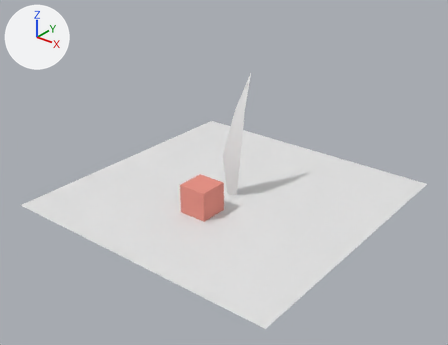
The Blender file Game/GrassBlade.blend: old version first, new version second.
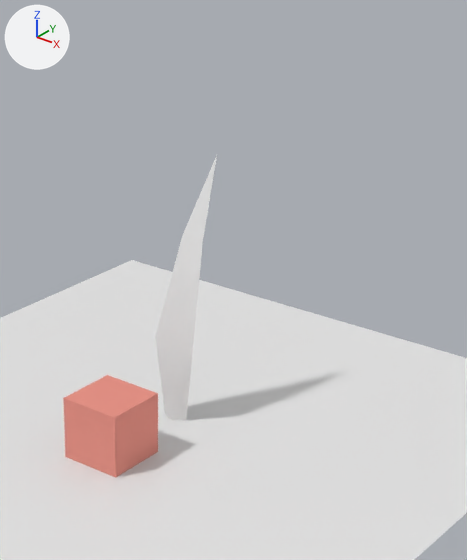
Each version appears first whole from a 50 mm lens placed at (23.4, -30.0, 20.1), pointed at (0.7, -1.6, 2.5), and next in a close-up on the part from 34% to 82% of the width and 0% to 75% of the height. The lights are fixed; the arrows at upper left show +X, +Y and +Z.

The older version as bpy lines, for what is in view:
```python
me_cube = bpy.data.meshes.new('Cube')
me_cube.from_pydata(...)  # a box spanning x -1.0..1.0, y -1.0..1.0, z -1.0..1.0
me_cube.materials.append(mat_material)  # pink #e79387
me_flwbell = bpy.data.meshes.new('FlwBell')
me_flwbell.from_pydata(...)  # 30 vertices, 30 faces; spans x -0.45..12.08, y -0.12..2.42, z -0.75..0.79
me_flwbell.polygons.foreach_set('use_smooth', [True] * 30)
# faces by material slot: [12, 18]
me_flwbell.materials.append(mat_foliagebasic)  # its picture is missing
me_flwbell.materials.append(mat_foliagetrans)  # its picture is missing
me_grasslong = bpy.data.meshes.new('GrassLong')
me_grasslong.from_pydata([(-0.26, 0.15, -0.41), (-0.26, 0.15, 0.41), (5.85, 0.94, 0.39), (5.85, 0.94, -0.39), (8.23, 2.14, 0.0), (2.64, 0.04, -0.75), (2.64, 0.04, 0.75), (-0.26, -0.1, 0.0)], [], [(2, 3, 4), (5, 3, 2, 6), (0, 5, 7), (6, 7, 5), (7, 6, 1)])
me_grasslong.polygons.foreach_set('use_smooth', [True] * 5)
me_grasslong.materials.append(mat_foliagebasic)  # its picture is missing
ob_cube = bpy.data.objects.new('Cube', me_cube)
ob_cube.location = (0.0, -3.0, 1.0)
ob_flwbell_mesh = bpy.data.objects.new('FlwBell_Mesh', me_flwbell)
ob_flwbell_mesh.location = (0.0, 0.0, 0.0)
ob_flwbell_mesh.hide_set(True)  # its collection is switched off
ob_grasslong_mesh = bpy.data.objects.new('GrassLong_Mesh', me_grasslong)
ob_grasslong_mesh.location = (0.0, 0.0, 0.0)
ob_grasslong_mesh.rotation_euler = (0.0, -1.571, 0.0)  # degrees (0, -90, 0)
# also in view: 'Plane' at (0.0, 0.0, 0.0)
```
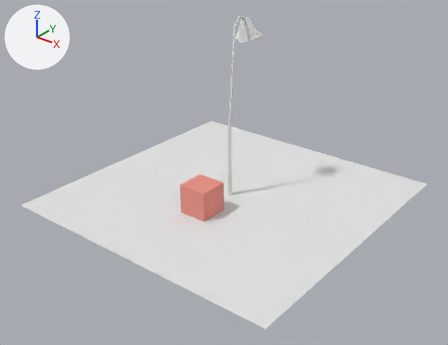
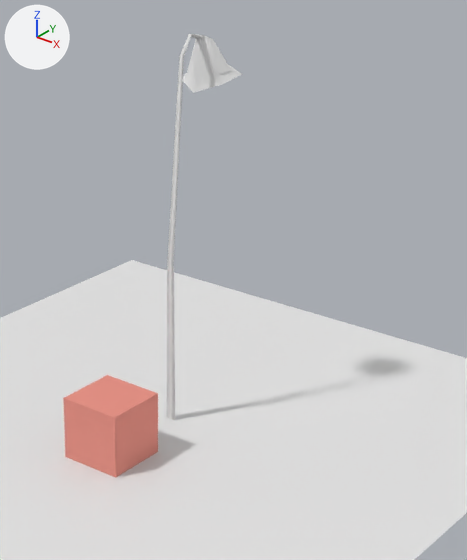
Commit message: Fixed grass (updated to new object mechanisms)!

What differs and where, as boxes (x1, y1, x2, y2) in the close-ups (467 x 560 px):
```json
{"object": "GrassLong_Mesh", "change": "hidden", "before": [155, 156, 217, 421]}
{"object": "FlwBell_Mesh", "change": "shown", "after": [167, 34, 242, 420]}
```

The change, as JSON lines over the scene's bpy script:
```json
{"op": "set", "path": "ob_grasslong_mesh.rotation_euler", "old": "(0.0, -1.571, 0.0)", "new": "(0.0, 0.0, 0.0)", "note": "degrees (0, -90, 0) -> degrees (0, 0, 0)"}
{"op": "add", "block": "ob_grasslong_mesh", "code": "ob_grasslong_mesh.hide_set(True)  # its collection is switched off"}
{"op": "remove", "block": "ob_flwbell_mesh", "code": "ob_flwbell_mesh.hide_set(True)  # its collection is switched off"}
{"op": "set", "path": "ob_flwbell_mesh.rotation_euler", "old": "(0.0, 0.0, 0.0)", "new": "(0.0, -1.571, 0.0)", "note": "degrees (0, 0, 0) -> degrees (0, -90, 0)"}
```
